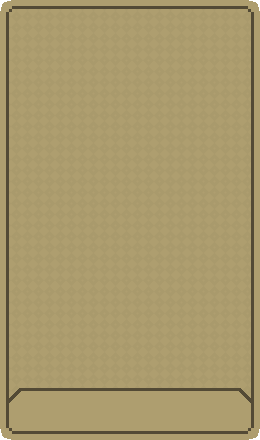
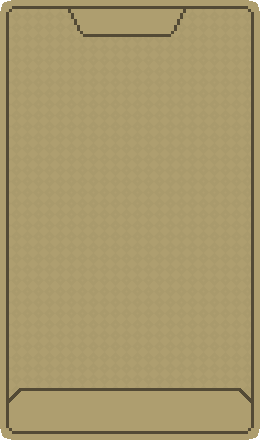
Two versions of the same layered image (260px x 440px). Layer-by-layer changes:
added layer "Rectangle 4" above "Layer 7" over (68, 9, 186, 37)
hid "Detail" over (68, 9, 186, 37)
